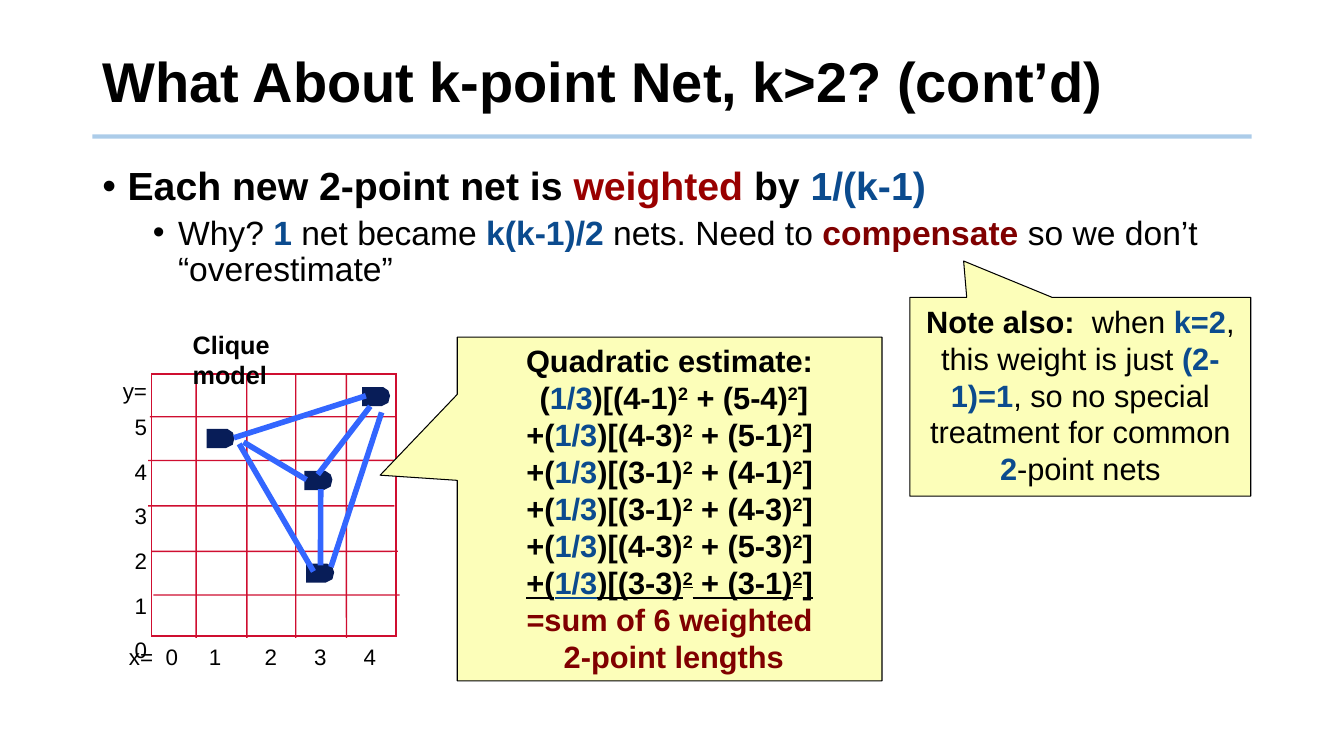
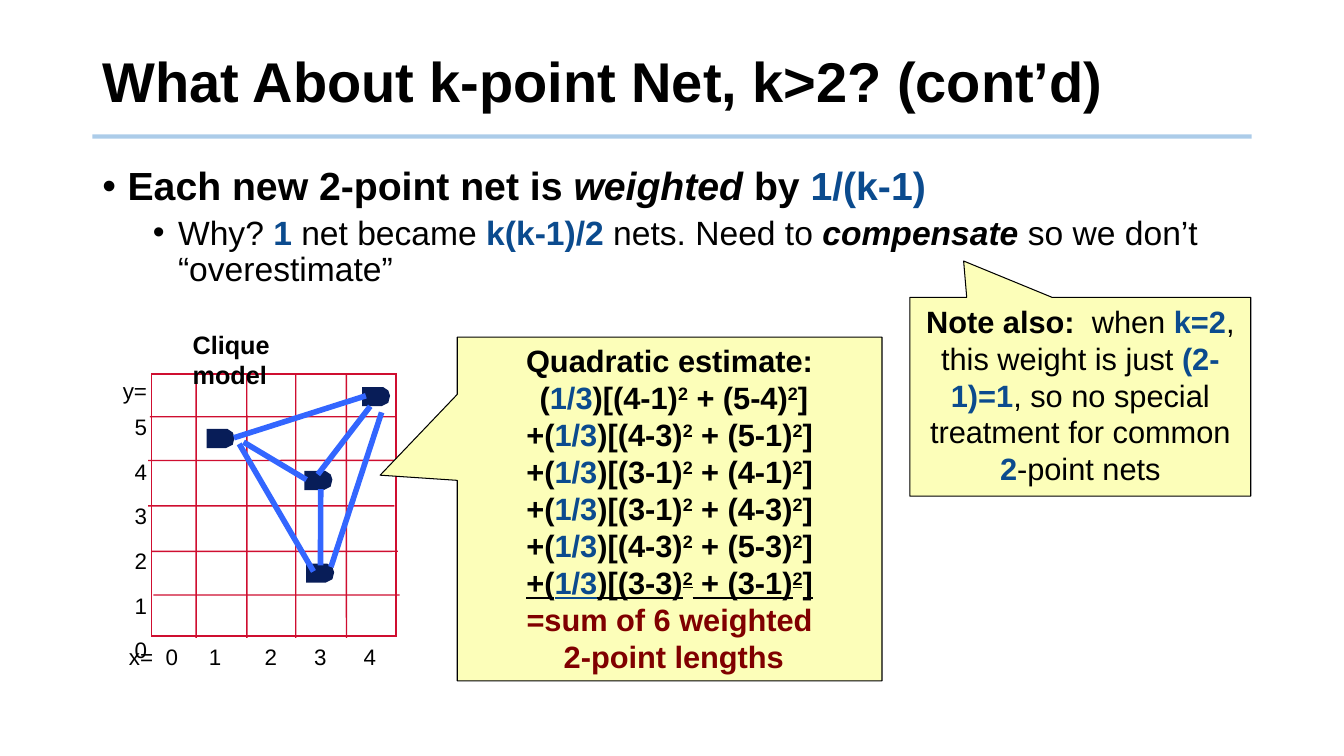
Before and after one commit to tsung-wei-huang/ece5960-physical-design, a slide deck: slide 11 of Lectures/lecture12.pptx. Drawn at 1344x756 pixels with LibreOffice and Linux fonts; fonts in the diff are those of the drawing; background and template pictures are left out. Boxes give left, top, right and bottom in pixels: in the first picture for what was removed or moved away, otherwise in the second. Text is boxed around its words. In the diff, an @@ line names an element or a change of style, - is before the commit and + after.

Commit message:
updated lecture1

```diff
--- a/Lectures/lecture12.pptx
+++ b/Lectures/lecture12.pptx
@@ text "Each new 2-point net is ..." at bbox=[128, 171, 1198, 282]: text colour #990000 to #000000 in "weighted"; italic on in "weighted", "compensate"; text colour #800000 to #000000 in "compensate" @@
```
